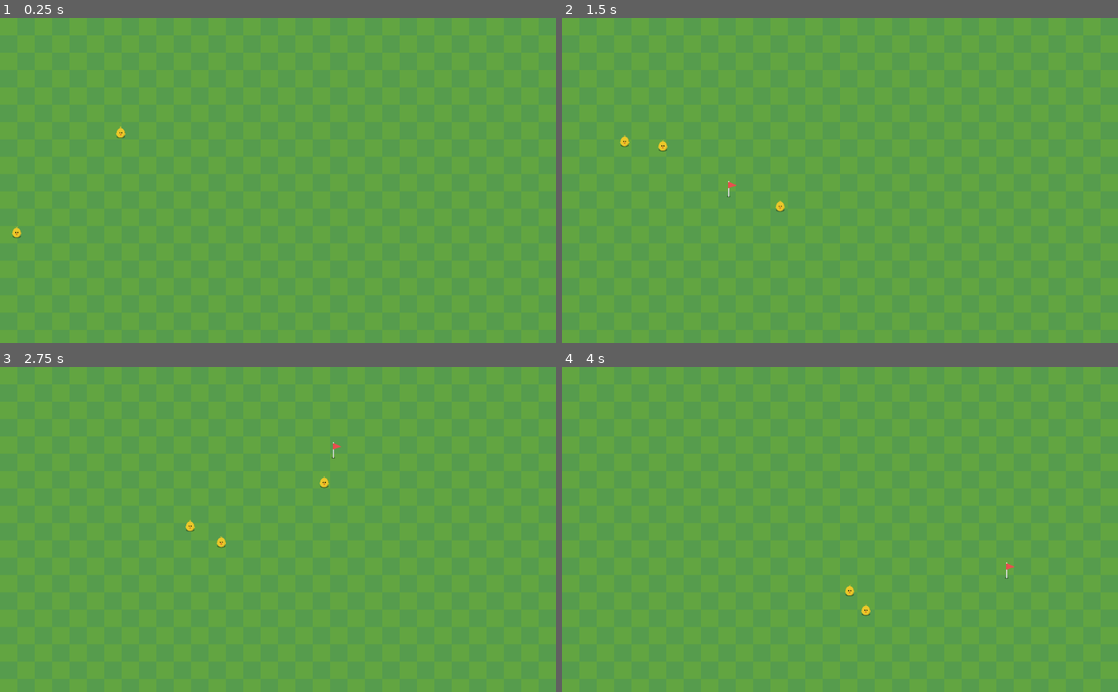
Above: before the commit, frames 1-4 (two rows, left to right).
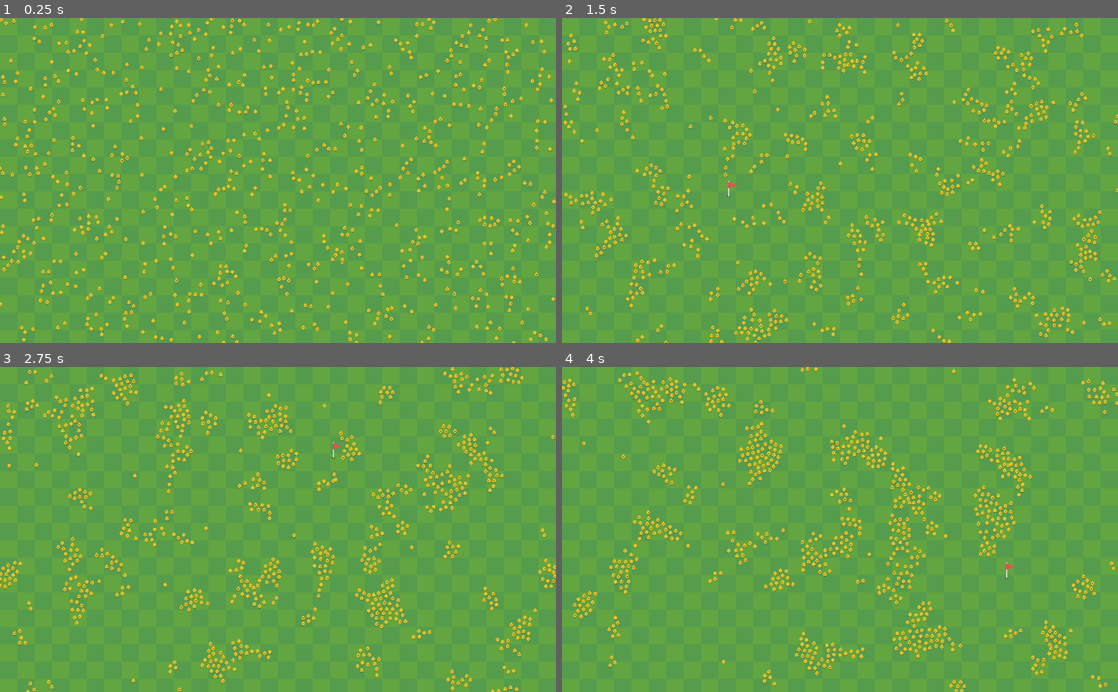
Above: after the commit, the same moments.

Repository: kyrick/godot-boids-acceleration-structure
Game: Godot game, scene res://Levels/RandomSpawn/RandomSpawn.tscn
Two runs of this game, one before a commit and one after it. Both use one fixed random seed, a clock stepped at 60 frames per second and the inputs below. The project has no main scene, so this scene is started directly.
Inputs (mouse positions are in pixels of both pictures, inside the frame that each line leads up to):
- Up to frame 1 (0.25 s): no input
- Up to frame 2 (1.5 s): move the mouse to (962, 164) at 0.52 s; click (962, 164) at 0.67 s; move the mouse to (728, 196) at 1.27 s; click (728, 196) at 1.42 s
- Up to frame 3 (2.75 s): move the mouse to (333, 458) at 2.02 s; click (333, 458) at 2.17 s
- Up to frame 4 (4 s): move the mouse to (812, 594) at 2.77 s; click (812, 594) at 2.92 s; move the mouse to (1006, 578) at 3.52 s; click (1006, 578) at 3.67 s

The runs differ from the first frame. In frame 1, 6.1% of the frame differs, in the area x 0-100%, y 0-100%; in frame 2, 6.1%; in frame 3, 6.1%; in frame 4, 6.1%.

Commit message:
optimize?

Diff:
--- a/Actors/Boid/Boid.gd
+++ b/Actors/Boid/Boid.gd
@@ -12,10 +12,14 @@
 var _width = ProjectSettings.get_setting("display/window/size/width")
 var _height = ProjectSettings.get_setting("display/window/size/height")
 
+onready var screen_size = get_viewport_rect().size
+
 var _flock: = [] setget set_flock, get_flock
 
 var _mouse_target: Vector2
 var _velocity: Vector2
+
+var _accel_struct
 
 
 func _ready():
@@ -34,23 +38,28 @@
 
 func _physics_process(delta):
 
-	var mouse_vector = Vector2.ZERO
-	if _mouse_target != Vector2.INF:
-		mouse_vector = global_position.direction_to(_mouse_target) * max_speed * mouse_follow_force
+	if _accel_struct != null:
+		var flock = _accel_struct.get_bodies(self)
 
-	# get cohesion, alginment, and separation vectors
-	var vectors = get_flock_status(_flock)
+		var mouse_vector = Vector2.ZERO
+		if _mouse_target != Vector2.INF:
+			mouse_vector = global_position.direction_to(_mouse_target) * max_speed * mouse_follow_force
 
-	# steer towards vectors
-	var cohesion_vector = vectors[0] * cohesion_force
-	var align_vector = vectors[1] * algin_force
-	var separation_vector = vectors[2] * separation_force
+		# get cohesion, alginment, and separation vectors
+		var vectors = get_flock_status(flock)
 
-	var acceleration = cohesion_vector + align_vector + separation_vector + mouse_vector
+		# steer towards vectors
+		var cohesion_vector = vectors[0] * cohesion_force
+		var align_vector = vectors[1] * algin_force
+		var separation_vector = vectors[2] * separation_force
 
-	_velocity = (_velocity + acceleration).clamped(max_speed)
+		var acceleration = cohesion_vector + align_vector + separation_vector + mouse_vector
 
-	translate(_velocity * delta)
+		_velocity = (_velocity + acceleration).clamped(max_speed)
+
+		translate(_velocity * delta)
+		wrap_screen()
+		_accel_struct.update_body(self)
 
 
 func get_flock_status(flock: Array):
@@ -61,16 +70,17 @@
 	var flock_size: = 0
 
 	for f in flock:
-		var neighbor_pos: Vector2 = f.global_position
+		if f != self:
+			var neighbor_pos: Vector2 = f.global_position
 
-		if global_position.distance_to(neighbor_pos) < view_distance:
-			flock_size += 1
-			align_vector += f._velocity
-			flock_center += neighbor_pos
+			if global_position.distance_to(neighbor_pos) < view_distance:
+				flock_size += 1
+				align_vector += f._velocity
+				flock_center += neighbor_pos
 
-			var d = global_position.distance_to(neighbor_pos)
-			if d > 0 and d < avoid_distance:
-				avoid_vector -= (neighbor_pos - global_position).normalized() * (avoid_distance / d * max_speed)
+				var d = global_position.distance_to(neighbor_pos)
+				if d != 0 and d < avoid_distance:
+					avoid_vector -= (neighbor_pos - global_position).normalized() * (avoid_distance / d * max_speed)
 
 	if flock_size:
 		align_vector /= flock_size
@@ -88,6 +98,11 @@
 	return Vector2(rand_range(0, _width), rand_range(0, _height))
 
 
+func wrap_screen():
+	position.x = wrapf(position.x, 0, screen_size.x)
+	position.y = wrapf(position.y, 0, screen_size.y)
+
+
 func set_flock(flock: Array) -> void:
 	_flock = flock
 
--- a/Actors/Boid/Boid.tscn
+++ b/Actors/Boid/Boid.tscn
@@ -7,9 +7,15 @@
 "prey",
 ]]
 script = ExtResource( 2 )
-avoid_distance = 30.0
+max_speed = 50.0
+mouse_follow_force = 0.01
+cohesion_force = 0.5
+algin_force = 0.5
+separation_force = 0.5
+view_distance = 60.0
+avoid_distance = 10.0
 
 [node name="Chicken" type="Sprite" parent="."]
 position = Vector2( 0.0284538, -0.238901 )
-scale = Vector2( 0.251141, 0.251711 )
+scale = Vector2( 0.1, 0.1 )
 texture = ExtResource( 1 )
--- a/Levels/RandomSpawn/RandomSpawn.gd
+++ b/Levels/RandomSpawn/RandomSpawn.gd
@@ -9,23 +9,24 @@
 var _width = ProjectSettings.get_setting("display/window/size/width")
 var _height = ProjectSettings.get_setting("display/window/size/height")
 var _boids: Array
-var _accel_struct: AccelStruct.AccelStruct
+var _accel_struct: AccelStruct
 
 func _ready():
 	var bounds = Rect2(Vector2(0, 0), Vector2(_width, _height))
-	_accel_struct = AccelStruct.AccelStruct.new(bounds, struct_scale)
+	_accel_struct = AccelStruct.new(bounds, struct_scale)
 
 	for _i in range(boids):
 		randomize()
 		var boid = Boid.instance()
+		boid._accel_struct = _accel_struct
 		boid.position = Vector2(rand_range(0, _width), rand_range(0, _height))
 		add_child(boid)
 		_boids.append(boid)
 		_accel_struct.add_body(boid)
 
 
-func _physics_process(_delta):
-	for boid in _boids:
-		_accel_struct.update_body(boid)
-		var flock = _accel_struct.get_bodies(boid, boid.view_distance)
-		boid.set_flock(flock)
+#func _physics_process(_delta):
+#	for boid in _boids:
+#		_accel_struct.update_body(boid)
+#		var flock = _accel_struct.get_bodies(boid, boid.view_distance)
+#		boid.set_flock(flock)
--- a/Levels/RandomSpawn/RandomSpawn.tscn
+++ b/Levels/RandomSpawn/RandomSpawn.tscn
@@ -7,8 +7,9 @@
 
 [node name="RandomChickens" type="Node2D"]
 script = ExtResource( 4 )
-boids = 3
+boids = 800
 Boid = ExtResource( 2 )
+struct_scale = 15
 
 [node name="TileMap" type="TileMap" parent="."]
 tile_set = ExtResource( 1 )
--- a/Nodes/AccelStruct/AccelStructure.gd
+++ b/Nodes/AccelStruct/AccelStructure.gd
@@ -1,79 +1,95 @@
 extends Node
 
+var _cells: Array
+var _scale: int
+var _map: Dictionary = {}
 
-class Point2:
+var x_min: int
+var x_max: int
+var y_min: int
+var y_max: int
 
-	var x: int
-	var y: int
+func _init(bounds: Rect2, scale: int):
+	_scale = scale
 
-	func _init(inst_x: int, inst_y: int):
-		self.x = inst_x
-		self.y = inst_y
+	x_min = _scale_axis(bounds.position.x)
+	x_max = _scale_axis(bounds.end.x)
+	y_min = _scale_axis(bounds.position.y)
+	y_max = _scale_axis(bounds.end.y)
+
+	_cells = range(x_min, x_max + 1)
+
+	for x in range(_cells.size()):
+		_cells[x] = range(y_min, y_max + 1)
+		for y in _cells[x].size():
+			_cells[x][y] = []
 
 
-class AccelStruct:
-
-	var _bounds: Rect2
-	var _zones: Array
-	var _scale: int
-	var _map: Dictionary = {}
-
-	func _init(bounds: Rect2, scale: int):
-		_bounds = bounds
-		_scale = scale
-
-		_zones = range(_scale_axis(_bounds.position.x), _scale_axis(_bounds.end.x))
-
-		for x in range(_zones.size()):
-			_zones[x] = range(_scale_axis(_bounds.position.y), _scale_axis(_bounds.end.y))
-			for y in _zones[x].size():
-				_zones[x][y] = []
+func _scale_axis(point: float) -> int:
+	return int(floor(point / _scale))
 
 
-	func _scale_axis(point: float) -> int:
-		return int(floor(point / _scale))
+func _scale_point(vector: Vector2) -> Vector2:
+	return(vector / _scale).floor()
 
 
-	func _scale_point(vector: Vector2) -> Point2:
-		var scaled = (vector / _scale).floor()
-		return Point2.new(int(scaled.x), int(scaled.y))
+func _get_body_position(body: Node2D) -> Vector2:
+	return body.position
 
 
-	func _get_body_position(body: Node2D) -> Vector2:
-		return body.global_position
+func add_body(body: Node2D) -> void:
+
+	var center: = _get_body_position(body)
+	var scaled_point: = _scale_point(center)
+
+	if scaled_point.x < x_min:
+		scaled_point.x = x_min
+	elif scaled_point.x > x_max:
+		scaled_point.x = x_max
+
+	if scaled_point.y < y_min:
+		scaled_point.y = y_min
+	elif scaled_point.y > y_max:
+		scaled_point.y = y_max
+
+	_map[body.name] = scaled_point
+	_cells[int(scaled_point.x)][int(scaled_point.y)].append(body)
 
 
-	func add_body(body: Node2D) -> void:
+func update_body(body: Node2D) -> void:
+	var prev_point: Vector2 = _map[body.name]
 
-		var this_point: = _get_body_position(body)
-		var scaled_point = _scale_point(this_point)
+	var scaled_point: = _scale_point(_get_body_position(body))
 
-		_map[body.name] = scaled_point
-		_zones[int(scaled_point.x)][int(scaled_point.y)].append(body)
+	if prev_point.x != scaled_point.x or prev_point.y != scaled_point.y:
+		var loc: int = _cells[prev_point.x][prev_point.y].find(body)
+		_cells[prev_point.x][prev_point.y].remove(loc)
+		add_body(body)
 
 
-	func update_body(body: Node2D) -> void:
-		var prev_point: Point2 = _map[body.name]
+func get_bodies(body: Node2D):
+	var center: = _get_body_position(body)
+	var point: = _scale_point(center)
 
-		var scaled_point: = _scale_point(_get_body_position(body))
+	var x = point.x
+	if x < x_min:
+		x = x_min
+	elif x > x_max:
+		x = x_max
+	var y = point.y
+	if y < y_min:
+		y = y_min
+	elif y > y_max:
+		y = y_max
 
-		if prev_point != scaled_point:
-			var loc: int = _zones[prev_point.x][prev_point.y].find(body)
-			_zones[prev_point.x][prev_point.y].remove(loc)
-			add_body(body)
+	var bodies = _cells[x][y]
+	if x - 1 >= x_min:
+		bodies += _cells[x - 1][y]
+	if x + 1 <= x_max:
+		bodies += _cells[x + 1][y]
+	if y - 1 >= y_min:
+		bodies += _cells[x][y - 1]
+	if y + 1 <= y_max:
+		bodies += _cells[x][y + 1]
 
-
-	func get_bodies(body: Node2D, radius: float):
-		var center: = _get_body_position(body)
-		var point: = _scale_point(center)
-		var r = _scale_axis(radius)
-
-		var rx = range(point.x - r, point.x + r + 1)
-		var ry = range(point.y - r, point.y + r + 1)
-
-		var bodies = []
-		for x in rx:
-			for y in ry:
-				bodies += _zones[x][y]
-
-		return bodies
+	return bodies
